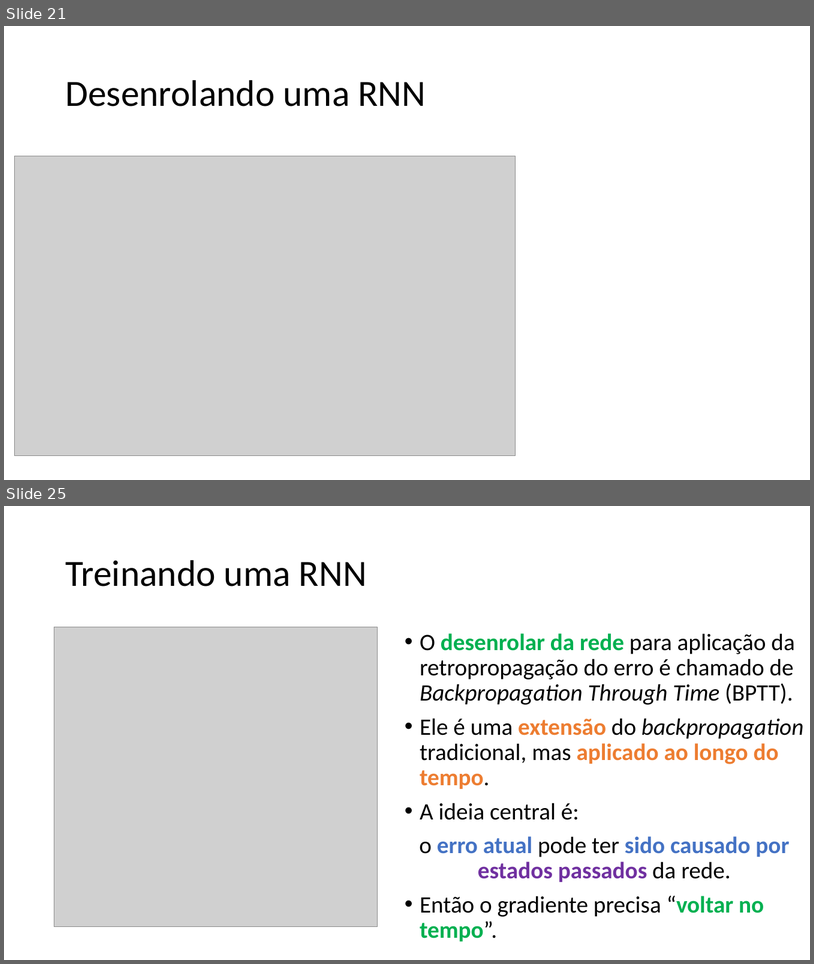
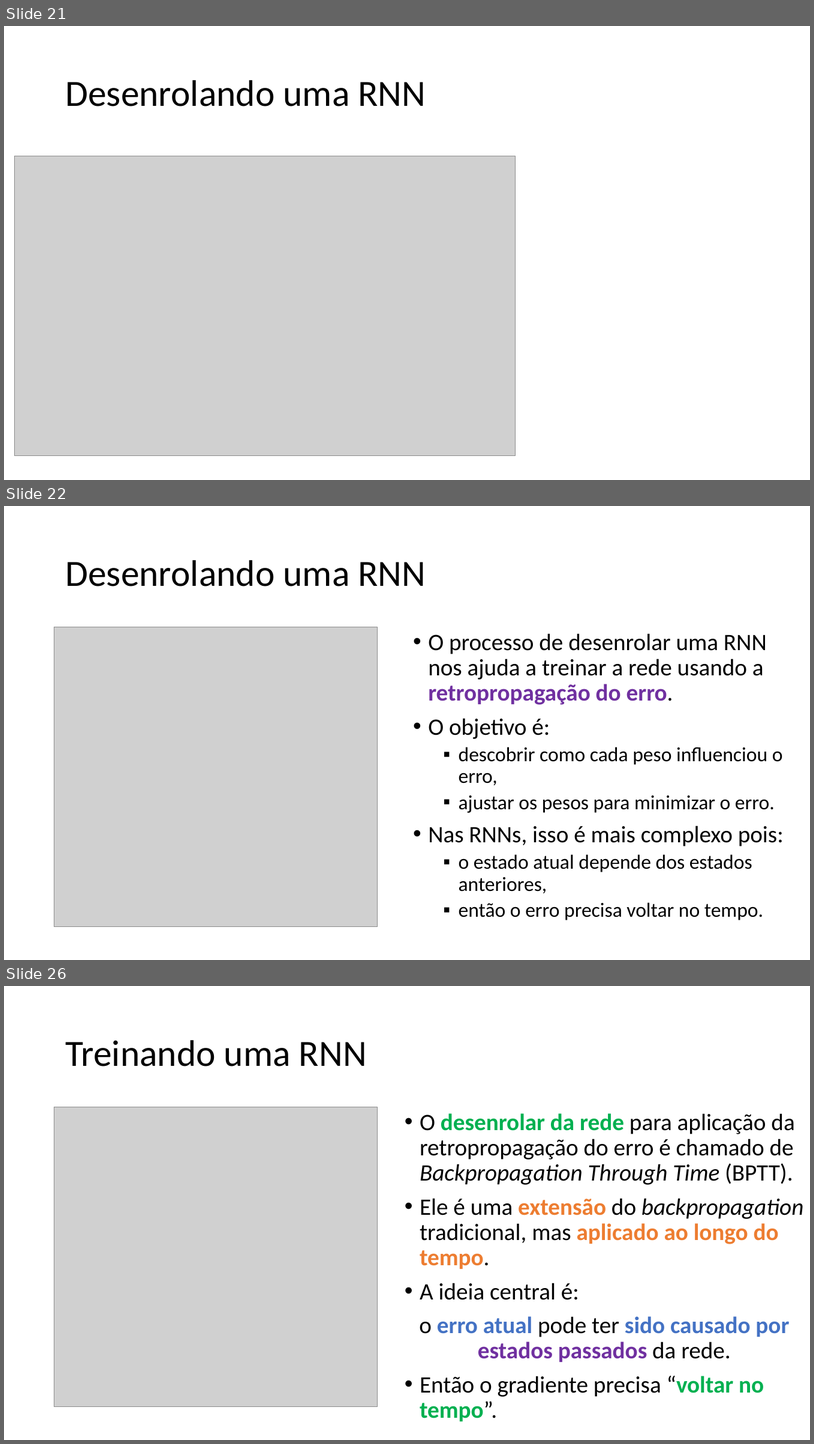
Before and after one commit to zz4fap/c24_inteligencia_artificial, a slide deck: slides/C24_RNN.pptx. Shown one above the other, each under a label of ours: slides 21 and 25 before the commit, slides 21, 22 and 26 after it; the slides between them are not shown. The pictures are 814x964 and 814x1444 pixels, drawn with LibreOffice and Linux fonts; fonts in the diff are those of the drawing; grey boxes stand for pictures. Boxes give left, top, right and bottom in pixels: in the first picture for what was removed or moved away, otherwise in the second. Text is boxed around its words. In the diff, an @@ line names an element or a change of style, - is before the commit and + after.

```diff
--- a/slides/C24_RNN.pptx
+++ b/slides/C24_RNN.pptx
@@ slide 22 added at (x1=4, y1=506, x2=810, y2=960), background #FFFFFF @@
@@ title added at (x1=65, y1=560, x2=426, y2=586), 44 pt, text #000000 @@
+Desenrolando uma RNN
@@ picture added at (x1=54, y1=627, x2=377, y2=927) @@
@@ text added at (x1=428, y1=633, x2=784, y2=920), 24 pt, text #000000 @@
+• O processo de desenrolar uma RNN nos ajuda a treinar a rede usando a retropropagação do erro.
+• O objetivo é:
+  ▪ descobrir como cada peso influenciou o erro,
+  ▪ ajustar os pesos para minimizar o erro.
+• Nas RNNs, isso é mais complexo pois:
+  ▪ o estado atual depende dos estados anteriores,
+  ▪ então o erro precisa voltar no tempo.
@@ what was slide 25 is now slide 26 @@
```
Also in this commit, not shown: 6 slides changed, 2 other slides added, 1 slide removed.
